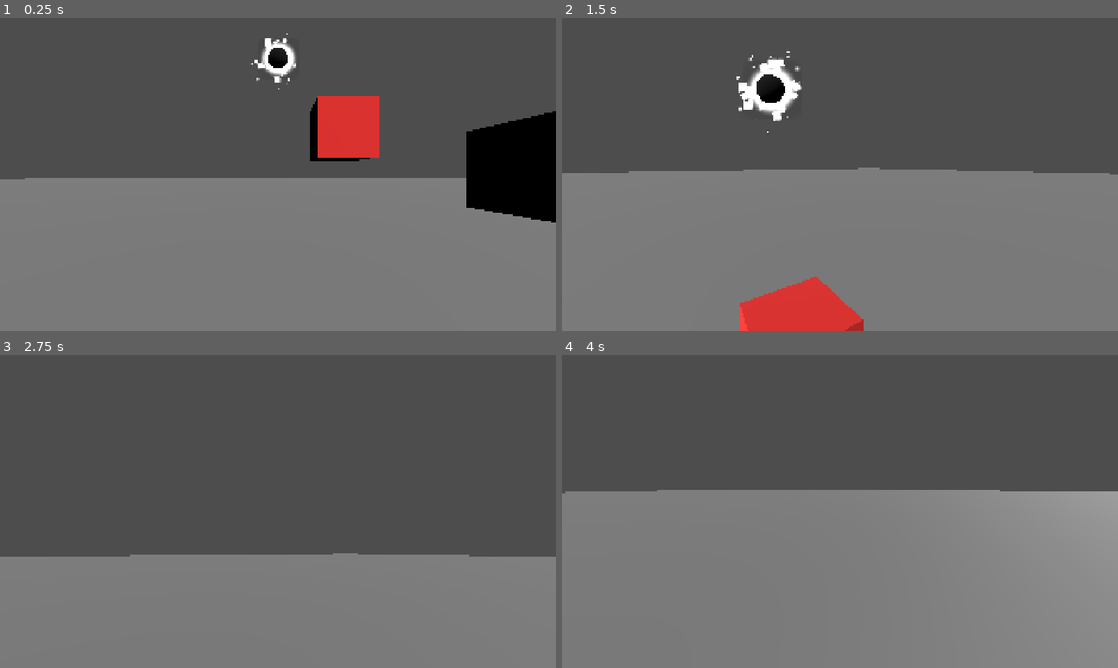
Above: before the commit, frames 1-4 (two rows, left to right).
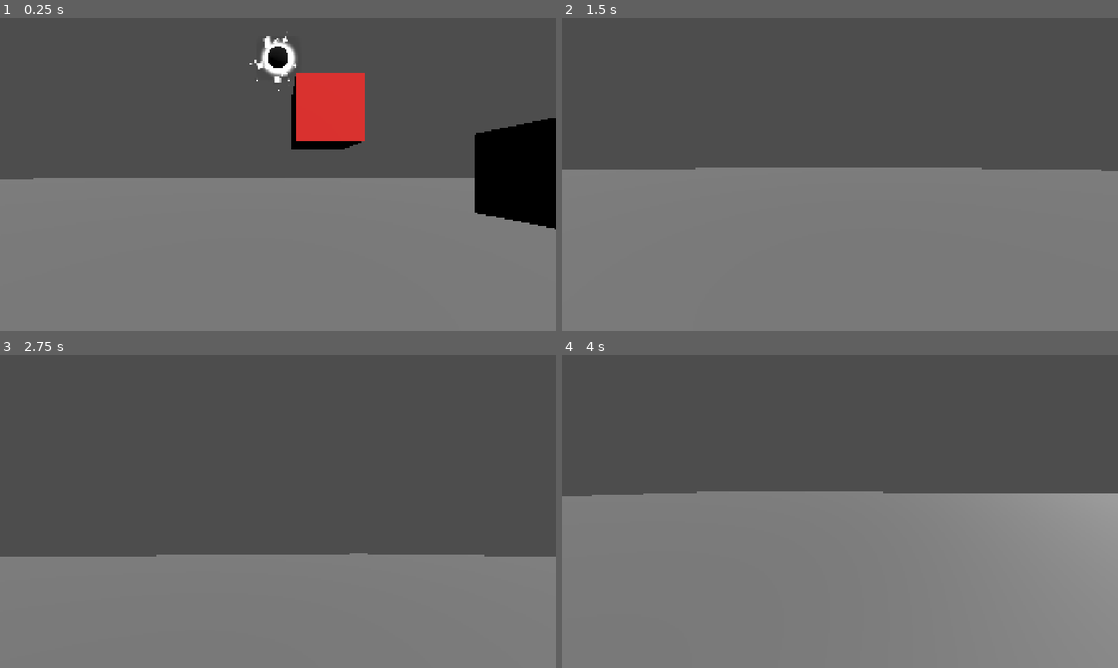
Above: after the commit, the same moments.

Repository: chirp-games/one-bit-14
Game: Godot game, scene res://odins_tests/test1.tscn
Same seed, same stepped clock (60 frames per second), same inputs: the game is played once before the commit and once after it. This scene is started directly instead of the project's main scene.
Inputs (mouse positions are in pixels of both pictures, inside the frame that each line leads up to):
- Up to frame 1 (0.25 s): no input
- Up to frame 2 (1.5 s): move the mouse to (867, 174) at 0.52 s; hold W (forward) from 0.53 s (still down); tap Space (jump) at 0.77 s; move the mouse to (812, 174) at 1.27 s
- Up to frame 3 (2.75 s): keep holding W (forward); tap Space (jump) at 1.52 s; move the mouse to (289, 505) at 2.02 s
- Up to frame 4 (4 s): keep holding W (forward); tap Enter at 2.75 s; move the mouse to (834, 517) at 2.77 s; tap Space (jump) at 3.02, 3.5, 3.77 s; move the mouse to (878, 514) at 3.52 s

The runs differ from the first frame. In frame 1, 3.8% of the frame differs, in the area x 4-100%, y 4-68%; in frame 2, 4.9%, in the area x 0-100%, y 10-100%; in frame 3, less than 0.1%; in frame 4, 0.8%.

Commit message:
Players can get sucked laterally now

Diff:
--- a/jakes_test/BlackHole.tscn
+++ b/jakes_test/BlackHole.tscn
@@ -30,7 +30,7 @@
 
 [node name="BlackHole" type="Node3D" unique_id=1549274347]
 script = ExtResource("2_87a4u")
-gravity = 15
+gravity = 60
 
 [node name="Area3D" type="Area3D" parent="." unique_id=438350043]
 
--- a/jakes_test/center_of_gravity.gd
+++ b/jakes_test/center_of_gravity.gd
@@ -10,6 +10,6 @@
 		var apply_gravity = gravity * delta * (1. / float(pow(dist, 2.))) * body.global_position.direction_to(global_position)
 
 		if body is RigidBody3D:
-			body.apply_central_impulse(apply_gravity)
+			body.apply_impulse(apply_gravity)
 		if body is CharacterBody3D:
 			body.velocity += apply_gravity
--- a/odins_tests/character_body_3d.gd
+++ b/odins_tests/character_body_3d.gd
@@ -35,17 +35,18 @@
 	var input_dir := Input.get_vector("left", "right", "forward", "backward")
 	var direction := (transform.basis * Vector3(input_dir.x, 0, input_dir.y)).normalized()
 	if direction:
-		velocity.x = direction.x * SPEED
-		velocity.z = direction.z * SPEED
-	else:
-		velocity.x = move_toward(velocity.x, 0, SPEED)
-		velocity.z = move_toward(velocity.z, 0, SPEED)
+		velocity.x += direction.x * SPEED
+		velocity.z += direction.z * SPEED
 
 	# Push the pushable objects
 	for i in get_slide_collision_count():
 		var c = get_slide_collision(i)
 		var obj: CollisionObject3D = c.get_collider()
 		if obj is RigidBody3D and obj.is_in_group("pushable"):
-			c.get_collider().apply_central_impulse(-c.get_normal() * .2)
+			c.get_collider().apply_impulse(-c.get_normal() * .2)
 
 	move_and_slide()
+
+	if direction:
+		velocity.x -= direction.x * SPEED
+		velocity.z -= direction.z * SPEED
